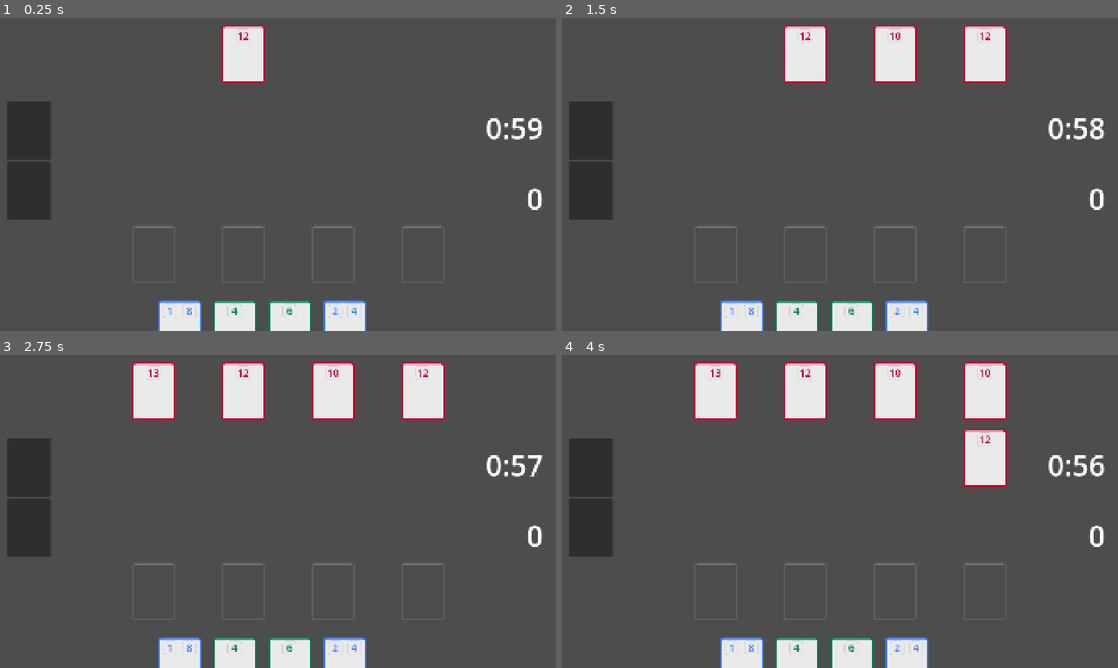
Above: before the commit, frames 1-4 (two rows, left to right).
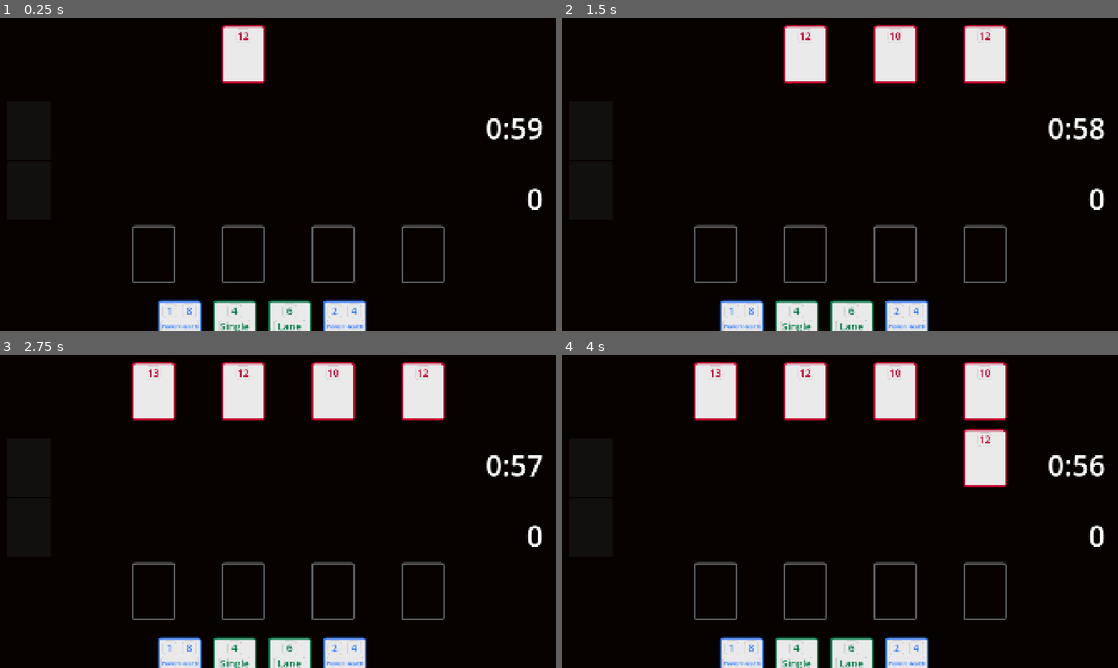
Above: after the commit, the same moments.

Repository: jake6724/card_speedrunner
Game: Godot game, scene res://Scenes/main.tscn
The game is run twice, just before and just after one commit, with the same random seed, the same clock (stepped at 60 frames per second) and the same inputs.
Inputs (mouse positions are in pixels of both pictures, inside the frame that each line leads up to):
- Up to frame 1 (0.25 s): no input
- Up to frame 2 (1.5 s): tap Enter at 0.5 s; move the mouse to (1067, 130) at 0.52 s; click (1067, 130) at 0.6 s; tap X (x) at 0.8, 1.35 s; move the mouse to (728, 190) at 1.27 s
- Up to frame 3 (2.75 s): click (166, 527) at 1.55 s; tap Space at 2 s; move the mouse to (333, 442) at 2.02 s; click (333, 442) at 2.1 s; tap X (x) at 2.3 s
- Up to frame 4 (4 s): tap Enter at 2.75 s; move the mouse to (812, 574) at 2.77 s; right-click (812, 574) at 2.85 s; click (812, 574) at 3.05 s; tap Space at 3.5 s; move the mouse to (1006, 558) at 3.52 s; tap X (x) at 3.6 s

The runs differ from the first frame. In frame 1, 95% of the frame differs, in the area x 0-100%, y 0-100%; in frame 2, 92%; in frame 3, 91%; in frame 4, 89%.

Commit message:
Fix unit placement. Add spell target types and unit combat

Diff:
--- a/Data/Player/Spells/spell_10.tres
+++ b/Data/Player/Spells/spell_10.tres
@@ -4,7 +4,7 @@
 
 [resource]
 script = ExtResource("1_j5y6r")
-power = 0.0
+power = 7.0
 target = 2
 can_knockback = true
 name = "Spell10"
--- a/Scenes/main.tscn
+++ b/Scenes/main.tscn
@@ -122,3 +122,14 @@
 text = "Time is up"
 horizontal_alignment = 1
 vertical_alignment = 1
+
+[node name="ColorRect" type="ColorRect" parent="."]
+z_index = -999
+layout_mode = 1
+anchors_preset = 15
+anchor_right = 1.0
+anchor_bottom = 1.0
+grow_horizontal = 2
+grow_vertical = 2
+mouse_filter = 2
+color = Color(0.0297103, 0.0103125, 0.000513948, 1)
--- a/Scenes/player_spell_card.tscn
+++ b/Scenes/player_spell_card.tscn
@@ -76,3 +76,31 @@
 text = "6"
 horizontal_alignment = 1
 vertical_alignment = 1
+
+[node name="TargetPanel" type="Panel" parent="MarginContainer/VBoxContainer"]
+custom_minimum_size = Vector2(110, 50)
+layout_mode = 2
+size_flags_horizontal = 6
+size_flags_vertical = 2
+mouse_filter = 2
+theme_override_styles/panel = SubResource("StyleBoxFlat_0qqmn")
+
+[node name="TargetLabel" type="Label" parent="MarginContainer/VBoxContainer/TargetPanel"]
+custom_minimum_size = Vector2(50, 50)
+layout_mode = 1
+anchors_preset = 8
+anchor_left = 0.5
+anchor_top = 0.5
+anchor_right = 0.5
+anchor_bottom = 0.5
+offset_left = -25.0
+offset_top = -25.0
+offset_right = 25.0
+offset_bottom = 25.0
+grow_horizontal = 2
+grow_vertical = 2
+size_flags_horizontal = 10
+theme_override_colors/font_color = Color(0, 0.490196, 0.282353, 1)
+theme_override_font_sizes/font_size = 35
+horizontal_alignment = 1
+vertical_alignment = 1
--- a/Scenes/player_unit_card.tscn
+++ b/Scenes/player_unit_card.tscn
@@ -33,11 +33,18 @@
 script = ExtResource("1_sv3p5")
 
 [node name="MarginContainer" type="MarginContainer" parent="."]
-layout_mode = 0
-offset_left = 6.0
-offset_top = 6.0
-offset_right = 144.0
-offset_bottom = 194.0
+layout_mode = 1
+anchors_preset = 8
+anchor_left = 0.5
+anchor_top = 0.5
+anchor_right = 0.5
+anchor_bottom = 0.5
+offset_left = -70.0
+offset_top = -94.0
+offset_right = 70.0
+offset_bottom = 94.0
+grow_horizontal = 2
+grow_vertical = 2
 mouse_filter = 2
 theme_override_constants/margin_left = 5
 theme_override_constants/margin_top = 5
@@ -46,6 +53,7 @@
 
 [node name="VBoxContainer" type="VBoxContainer" parent="MarginContainer"]
 layout_mode = 2
+size_flags_horizontal = 4
 mouse_filter = 2
 
 [node name="Numbers" type="HBoxContainer" parent="MarginContainer/VBoxContainer"]
@@ -109,3 +117,32 @@
 text = "3"
 horizontal_alignment = 1
 vertical_alignment = 1
+
+[node name="InfoPanel" type="Panel" parent="MarginContainer/VBoxContainer"]
+custom_minimum_size = Vector2(130, 50)
+layout_mode = 2
+size_flags_horizontal = 6
+size_flags_vertical = 4
+mouse_filter = 2
+theme_override_styles/panel = SubResource("StyleBoxFlat_0qqmn")
+
+[node name="InfoLabel" type="Label" parent="MarginContainer/VBoxContainer/InfoPanel"]
+custom_minimum_size = Vector2(50, 50)
+layout_mode = 1
+anchors_preset = 8
+anchor_left = 0.5
+anchor_top = 0.5
+anchor_right = 0.5
+anchor_bottom = 0.5
+offset_left = -25.0
+offset_top = -25.0
+offset_right = 25.0
+offset_bottom = 25.0
+grow_horizontal = 2
+grow_vertical = 2
+size_flags_horizontal = 10
+theme_override_colors/font_color = Color(0.188028, 0.473364, 1, 1)
+theme_override_font_sizes/font_size = 19
+text = "Power/Health"
+horizontal_alignment = 1
+vertical_alignment = 1
--- a/Scripts/Card/PlayerSpellCard.gd
+++ b/Scripts/Card/PlayerSpellCard.gd
@@ -2,6 +2,7 @@
 extends Card
 
 @onready var power_label: Label = $MarginContainer/VBoxContainer/PowerPanel/PowerLabel
+@onready var target_label: Label = $MarginContainer/VBoxContainer/TargetPanel/TargetLabel
 
 func _ready():
 	z_index = 1
@@ -9,3 +10,16 @@
 
 func update_labels() -> void:
 	power_label.text = str(int(data.power))
+	var target_text = ""
+
+	match data.target:
+		GlobalData.SpellTargetType.SINGLE:
+			target_text = "Single"
+
+		GlobalData.SpellTargetType.ROW:
+			target_text = "Row"
+
+		GlobalData.SpellTargetType.LANE:
+			target_text = "Lane"
+
+	target_label.text = target_text
--- a/Scripts/Deck.gd
+++ b/Scripts/Deck.gd
@@ -30,6 +30,6 @@
 	if cards.size() == 0:
 		generate_new_deck()
 
-	print(cards.size())
+	# print(cards.size())
 	# TODO: Need to account for this card when regenerating deck somehow.
 	return card
--- a/Scripts/GlobalData.gd
+++ b/Scripts/GlobalData.gd
@@ -5,6 +5,8 @@
 
 enum CardType {PLAYER_UNIT, PLAYER_SPELL, ENEMY_UNIT}
 enum SpellTargetType {SINGLE, ROW, LANE}
+
+signal score_changed
 
 @onready var player_unit_card_scene: PackedScene = preload("res://Scenes/player_unit_card.tscn")
 @onready var player_spell_card_scene: PackedScene = preload("res://Scenes/player_spell_card.tscn")
@@ -46,4 +48,9 @@
 	preload("res://Data/Enemy/enemy_10.tres"),
 ]
 
+func increment_score() -> void:
+	score += 1
+	score_changed.emit(score)
+
+
 var moving_card: Card
--- a/Scripts/Grid.gd
+++ b/Scripts/Grid.gd
@@ -78,10 +78,38 @@
 			var index = row.find(card)
 			row[index] = null
 
+	GlobalData.increment_score()
+
 func has_enemies() -> bool:
-
 	for y in range(grid.size() - 1):
 		for x in range(grid[y].size()):
 			if grid[y][x] != null:
 				return true
 	return false
+
+func find_card_row(card: Card) -> int:
+	for i in range(grid.size()):
+		if card in grid[i]:
+			return i
+	return -1
+
+func get_enemy_cards_in_row(row: int) -> Array:
+	var r: Array[EnemyUnitCard] = []
+	for item in grid[row]:
+		if item is EnemyUnitCard:
+			r.append(item)
+	return r
+
+func find_card_col(card: Card) -> int:
+	for x in range(grid.size()):
+		for y in range(grid[x].size()):
+			if grid[x][y] == card:
+				return y
+	return -1000 # Idk man
+
+func get_enemy_cards_in_col(col: int) -> Array:
+	var r: Array[EnemyUnitCard] = []
+	for row in grid:
+		if row[col] is EnemyUnitCard:
+			r.append(row[col])
+	return r
--- a/Scripts/Hand.gd
+++ b/Scripts/Hand.gd
@@ -4,7 +4,7 @@
 @export var deck: Deck
 @export var grid: Grid
 var hand: Array[Card] = []
-var placed_units: Array = []
+var active_units: Array = []
 var hover_card: Card
 var selected_card: Card
 var starting_position: Vector2
@@ -24,6 +24,7 @@
 	new_card.mouse_entered.connect(on_mouse_entered_card.bind(new_card))
 	new_card.mouse_exited.connect(on_mouse_exited_card.bind(new_card))
 
+	print(hand)
 func initialize_hand():
 	for i in range(4):
 		add_card_to_hand()
@@ -53,6 +54,7 @@
 				target_position = Vector2()
 
 func _input(_event):
+	# Select a hovered card
 	if Input.is_action_just_pressed("left_click"):
 		if hover_card:
 			selected_card = hover_card
@@ -61,41 +63,42 @@
 
 	if Input.is_action_just_released("left_click"):
 		if selected_card:
-			if grid.player_unit_spot and selected_card is PlayerUnitCard: # Place player_unit card in lane spot
-				selected_card.global_position = grid.player_unit_spot.global_position
-				selected_card.mouse_filter = Control.MOUSE_FILTER_STOP
-				selected_card.mouse_entered.disconnect(on_mouse_entered_card)
-				selected_card.mouse_exited.disconnect(on_mouse_exited_card)
+			# Place Unit Card
+			if grid.player_unit_spot and selected_card is PlayerUnitCard:
+				# Reparent the Unit card under the placeholder card, and reset its position
+				var parent = selected_card.get_parent()
+				if parent:
+					parent.remove_child(selected_card)
+					grid.player_unit_spot.add_child(selected_card)
+					selected_card.position = Vector2()
+					selected_card.mouse_entered.disconnect(on_mouse_entered_card)
+					selected_card.mouse_exited.disconnect(on_mouse_exited_card)
+					active_units.append(selected_card)
 
-				starting_position = Vector2()
-				target_position = Vector2()
-				selected_card = null
+				attack_with_unit(selected_card)
 
-				update_action_count()
-
-			elif selected_card is PlayerSpellCard and grid.selected_enemy: # Cast spell card on enemy
-				selected_card.global_position = grid.selected_enemy.global_position
-				selected_card.mouse_filter = Control.MOUSE_FILTER_STOP
-				# selected_card.mouse_entered.disconnect(on_mouse_entered_card)
-				# selected_card.mouse_exited.disconnect(on_mouse_exited_card)
-				cast_spell_card(selected_card, grid.selected_enemy)
-
-				selected_card.queue_free()
-				starting_position = Vector2()
-				target_position = Vector2()
-				selected_card = null
-
+				reset_selected_card()
 				add_card_to_hand()
 				update_action_count()
 
-			else: # Place card back in hand
+			# Cast Spell Card
+			elif selected_card is PlayerSpellCard and grid.selected_enemy: # Cast spell card on enemy
+				print("Took Spell")
+				selected_card.global_position = grid.selected_enemy.global_position
+				cast_spell_card(selected_card, grid.selected_enemy)
+
+				reset_selected_card()
+				add_card_to_hand()
+				update_action_count()
+
+			# No Action, place card back in hand
+			else:
+				print("Took Else")
 				selected_card.position = starting_position
 				selected_card.mouse_filter = Control.MOUSE_FILTER_STOP
 				starting_position = Vector2()
 				target_position = Vector2()
 				selected_card = null
-
-
 
 	if Input.is_action_just_pressed("right_click"):
 		if selected_card:
@@ -103,8 +106,46 @@
 			selected_card.position = starting_position
 			selected_card = null
 
+func reset_selected_card():
+	hand.remove_at(hand.find(selected_card))
+	selected_card.mouse_filter = Control.MOUSE_FILTER_STOP
+	selected_card = null
+	starting_position = Vector2()
+	target_position = Vector2()
+	update_action_count()
+
+func attack_with_all_units():
+	for card in active_units:
+		if card is PlayerUnitCard:
+			attack_with_unit(card)
+
+func attack_with_unit(unit: PlayerUnitCard):
+	# Find this cards column
+	var col_index = grid.find_card_col(unit.get_parent())
+
+	# Attack the lowest enemy card in the same column (enemies will never be in last row)
+	var col_enemies: Array[EnemyUnitCard] = grid.get_enemy_cards_in_col(col_index)
+	if col_enemies:
+		col_enemies[-1].take_damage(unit.data.power)
+
 func cast_spell_card(player_spell, enemy_card):
-	enemy_card.take_damage(player_spell.data.power)
+	match player_spell.data.target:
+		GlobalData.SpellTargetType.SINGLE:
+			enemy_card.take_damage(player_spell.data.power)
+
+		GlobalData.SpellTargetType.ROW:
+			var row_index: int = grid.find_card_row(enemy_card)
+			var row_enemies: Array[EnemyUnitCard] = grid.get_enemy_cards_in_row(row_index)
+			for enemy in row_enemies:
+				enemy.take_damage(player_spell.data.power)
+
+		GlobalData.SpellTargetType.LANE:
+			var col_index: int = grid.find_card_col(enemy_card)
+			var col_enemies: Array[EnemyUnitCard] = grid.get_enemy_cards_in_col(col_index)
+			for enemy in col_enemies:
+				enemy.take_damage(player_spell.data.power)
+
+	selected_card.queue_free()
 
 func update_action_count():
 	action_count += 1
--- a/Scripts/Main.gd
+++ b/Scripts/Main.gd
@@ -6,6 +6,7 @@
 @onready var player_hand: Hand = $MarginContainer/HBoxContainer/Gameboard/Hand
 @onready var game_timer: RichTextLabel = $MarginContainer/HBoxContainer/Stats/VBoxContainer/MarginContainer/Timer
 @onready var gameover_label: Label = $GameoverLabel
+@onready var score_label: Label = $MarginContainer/HBoxContainer/Stats/VBoxContainer/MarginContainer/Score
 
 var is_player_turn: bool = false
 
@@ -23,16 +24,16 @@
 	player_hand.initialize_hand()
 
 	# Connect to signals
+	GlobalData.score_changed.connect(on_score_changed)
 	player_hand.player_turn_complete.connect(on_player_turn_complete)
 	game_timer.gameover.connect(on_gameover)
 
 func _process(_delta):
 	if is_player_turn:
-		var r = grid.has_enemies()
-		if not r:
+		player_hand.attack_with_all_units()
+		if not grid.has_enemies():
 			is_player_turn = false
 	else:
-		print("Enemy turn")
 		grid.add_enemy_to_grid(enemy_deck.get_next_card())
 		player_hand.action_count = 0
 		is_player_turn = true
@@ -43,6 +44,9 @@
 func on_player_turn_complete():
 	is_player_turn = false
 
+func on_score_changed(new_score):
+	score_label.text = str(new_score)
+
 func _input(_event):
 	if Input.is_action_just_pressed("x"):
 		grid.add_enemy_to_grid(enemy_deck.get_next_card())
